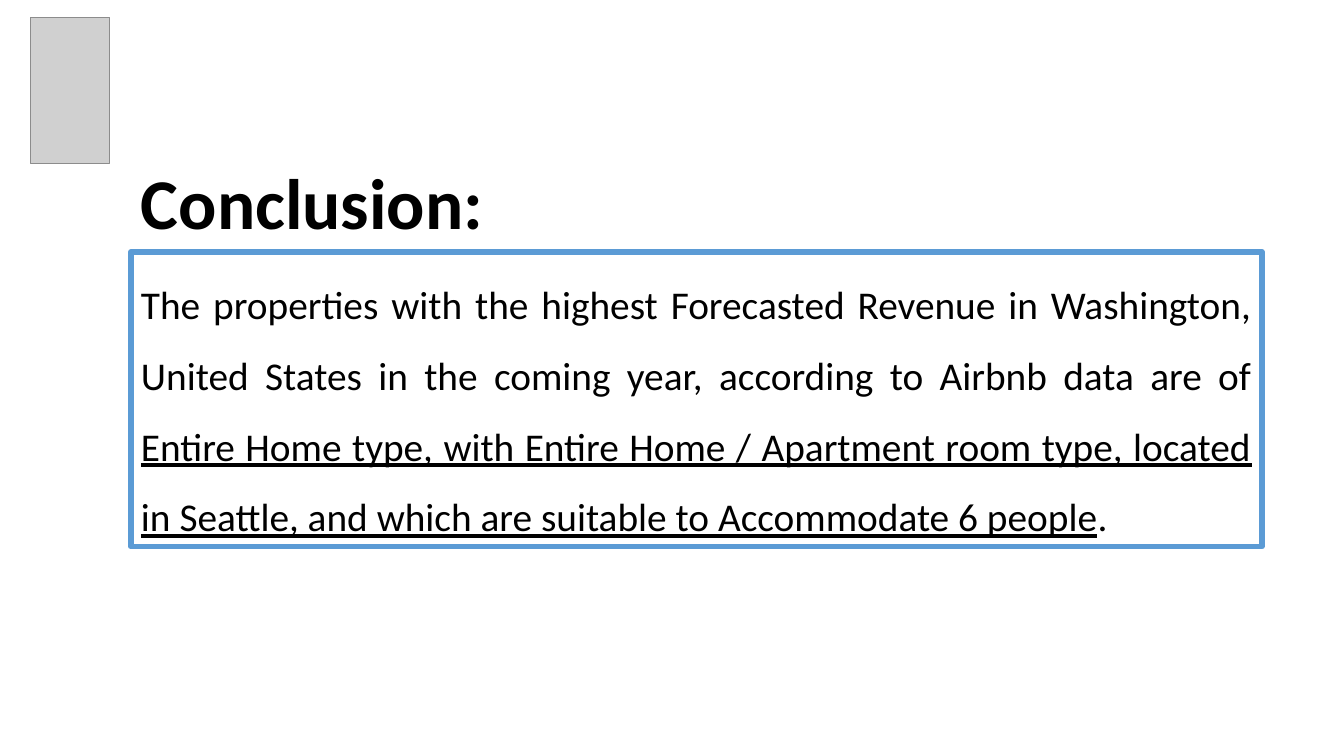
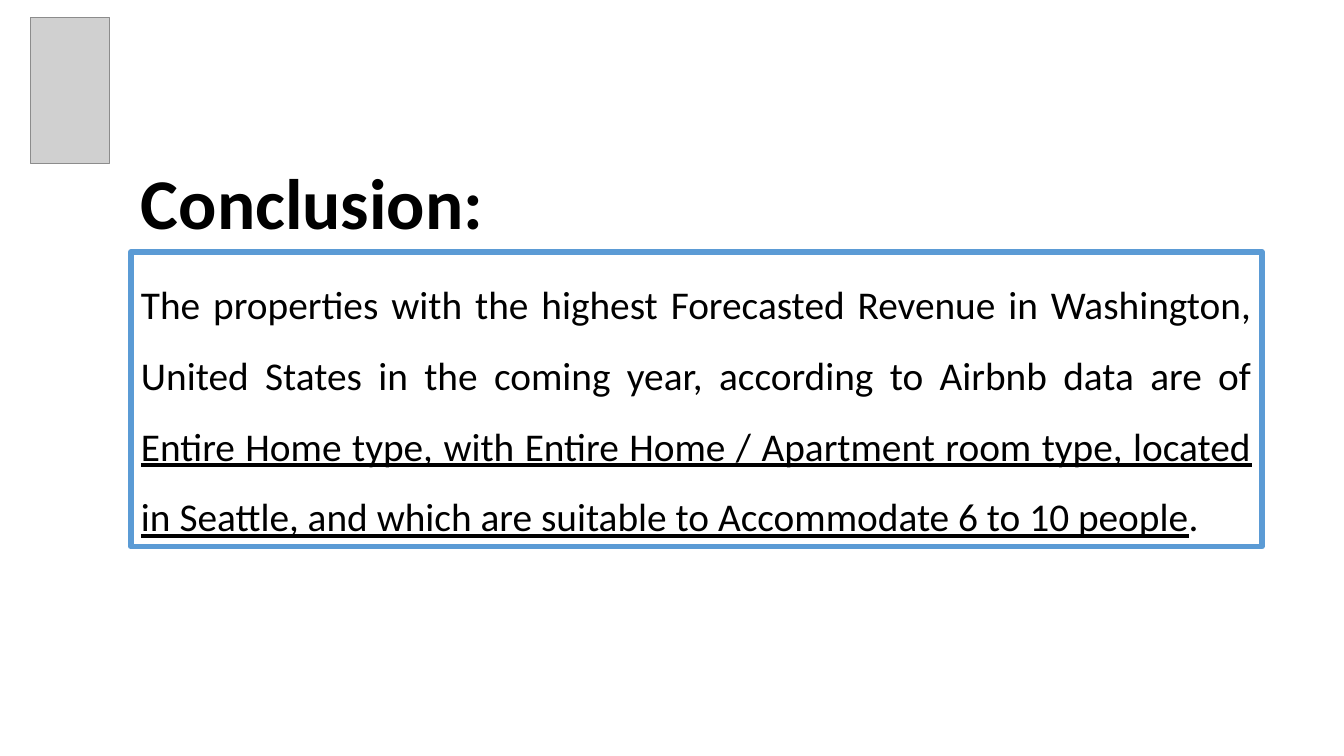
Before and after one commit to EyalVultz/Fianl-Project-Data-Analyst-Program-Hebrew-University-of-Jerusalem-Class-4-Group-2, a slide deck: slide 15 of Final Project Data Analyst Program Hebrew University of Jerusalem Class No. 4 Group 2.pptx (slide 8 before the commit). Drawn at 1344x756 pixels with LibreOffice and Linux fonts; fonts in the diff are those of the drawing; grey boxes stand for pictures. Boxes give left, top, right and bottom in pixels: in the first picture for what was removed or moved away, otherwise in the second. Text is boxed around its words. In the diff, an @@ line names an element or a change of style, - is before the commit and + after.

```diff
--- a/Final Project Data Analyst Program Hebrew University of Jerusalem Class No. 4 Group 2.pptx
+++ b/Final Project Data Analyst Program Hebrew University of Jerusalem Class No. 4 Group 2.pptx
@@ text in rectangle at [141, 291, 1251, 538]: text changed @@
-The properties with the highest Forecasted Revenue in Washington, United States in the coming year, according to Airbnb data are of Entire Home type, with Entire Home / Apartment room type, located in Seattle, and which are suitable to Accommodate 6 people.
+The properties with the highest Forecasted Revenue in Washington, United States in the coming year, according to Airbnb data are of Entire Home type, with Entire Home / Apartment room type, located in Seattle, and which are suitable to Accommodate 6 to 10 people.
```
Also in this commit, not shown: 2 other slides changed, 10 slides added, 3 slides removed, 1 other file.
